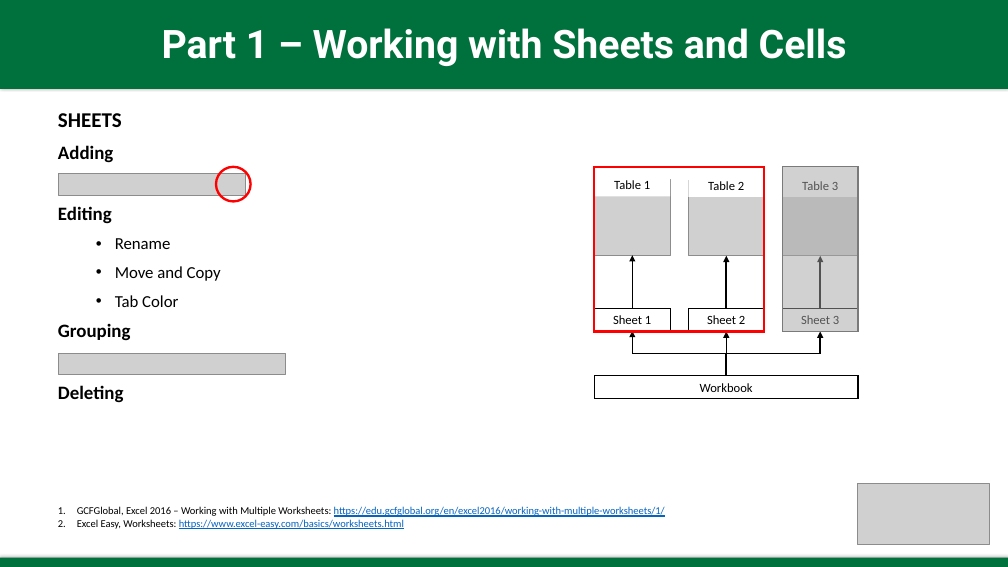
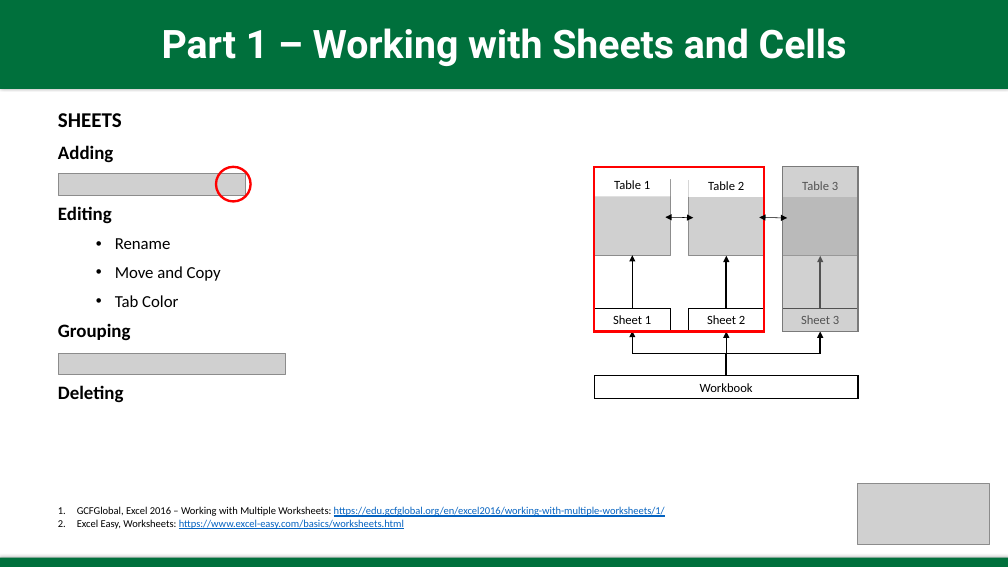
Before and after one commit to joshapeterson/excelbasics1, a slide deck: slide 4 of Presentation_Excel-Basics-Workshop_PT1.pptx. Drawn at 1008x567 pixels with LibreOffice and Linux fonts; fonts in the diff are those of the drawing; grey boxes stand for pictures. Boxes give left, top, right and bottom in pixels: in the first picture for what was removed or moved away, otherwise in the second. Text is boxed around its words. In the diff, an @@ line names an element or a change of style, - is before the commit and + after.

```diff
--- a/Presentation_Excel-Basics-Workshop_PT1.pptx
+++ b/Presentation_Excel-Basics-Workshop_PT1.pptx
@@ double arrow added from (665, 217) to (693, 218), #000000 0.5 pt @@
@@ double arrow added from (759, 218) to (787, 218), #000000 0.5 pt @@
```
Also in this commit, not shown: 2 other slides changed, 2 slides added, 1 slide removed, 2 other files.
